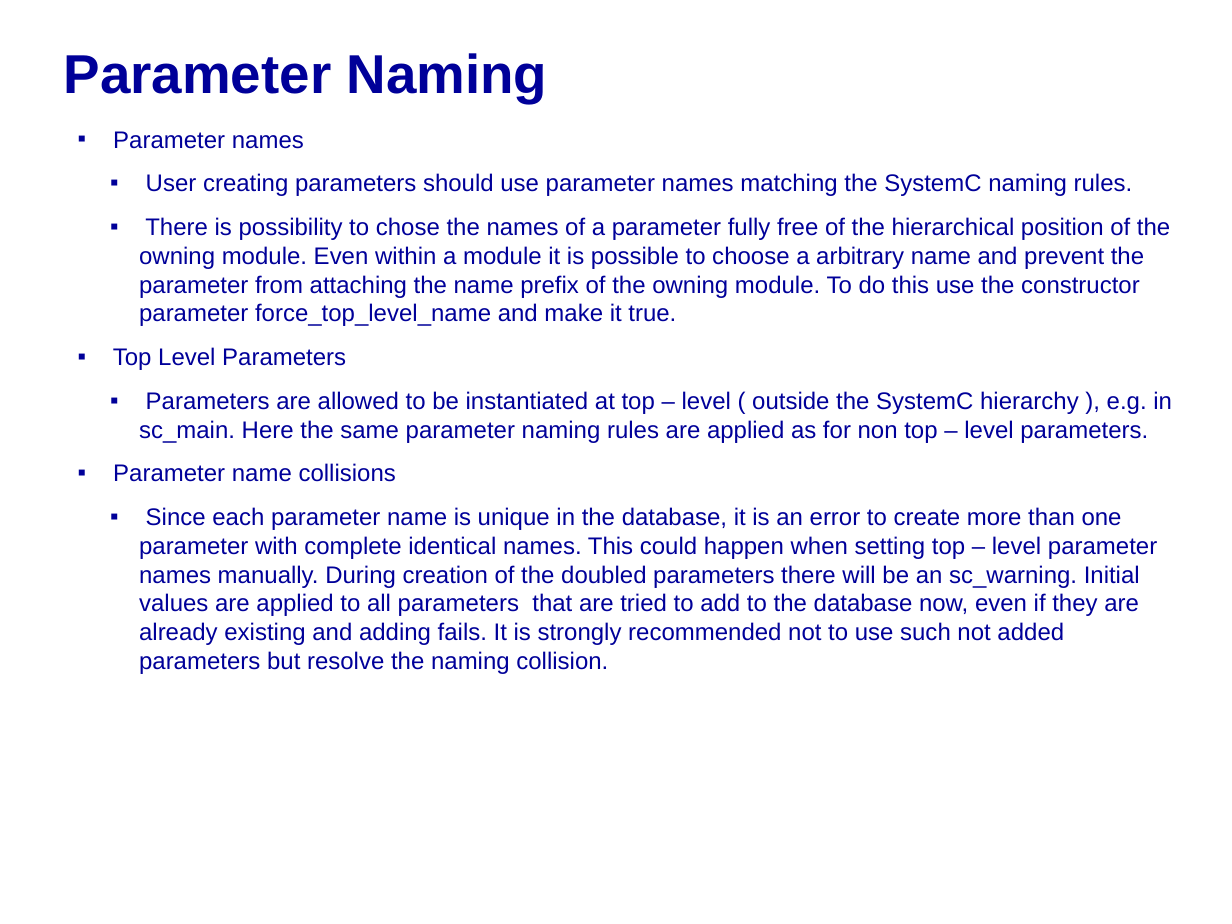
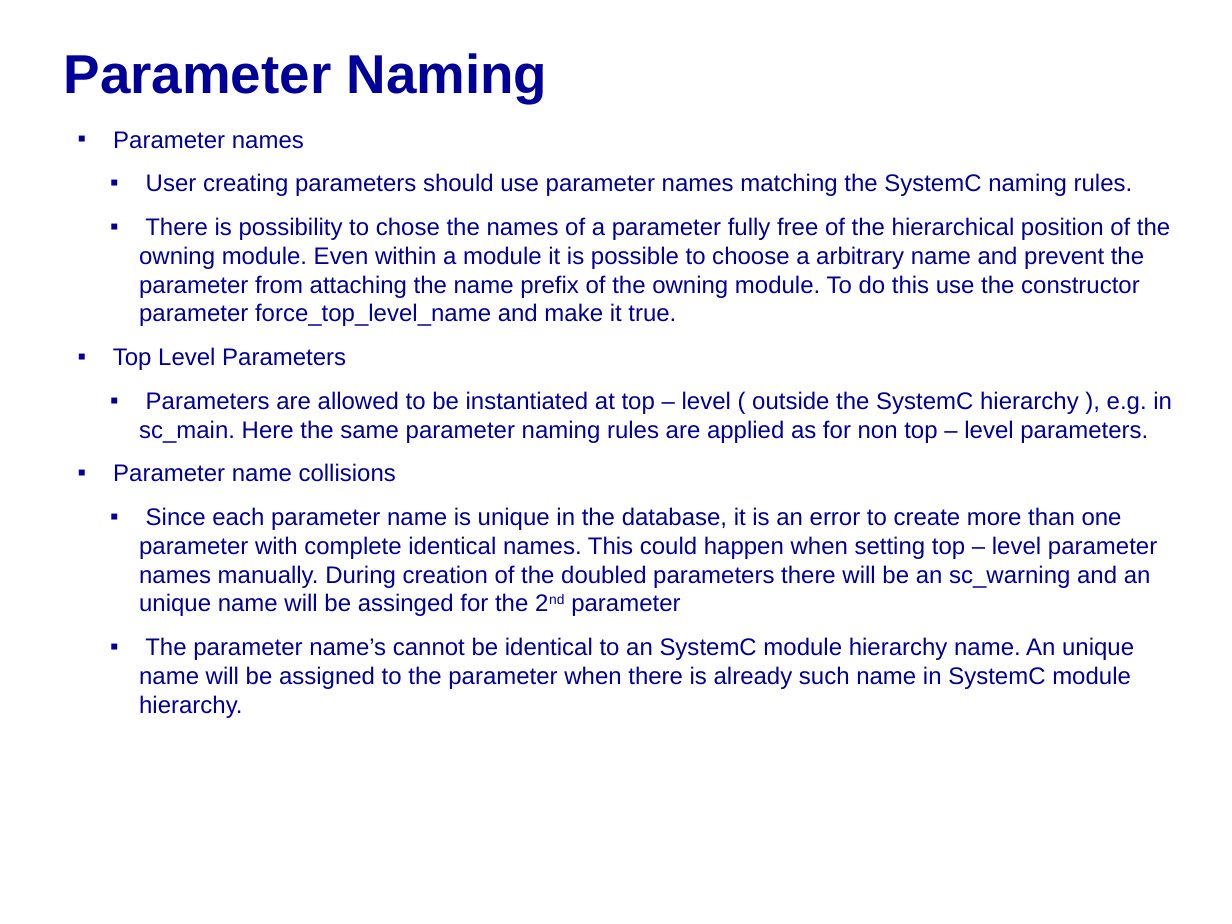
Before and after one commit to accellera-official/cci, a slide deck: slide 2 of examples/ex06_Parameter_Naming/docs/ex06_Parameter_Naming.ppt. Drawn at 1232x924 pixels with LibreOffice and Linux fonts; fonts in the diff are those of the drawing; background and template pictures are left out. Boxes give left, top, right and bottom in pixels: in the first picture for what was removed or moved away, otherwise in the second. Text is boxed around its words. In the diff, an @@ line names an element or a change of style, - is before the commit and + after.

```diff
--- a/examples/ex06_Parameter_Naming/docs/ex06_Parameter_Naming.ppt
+++ b/examples/ex06_Parameter_Naming/docs/ex06_Parameter_Naming.ppt
@@ text at (139,507,1157,718): text changed @@
-  ▪ Since each parameter name is unique in the database, it is an error to create more than one parameter with complete identical names. This could happen when setting top – level parameter names manually. During creation of the doubled parameters there will be an sc_warning. Initial values are applied to all parameters that are tried to add to the database now, even if they are already existing and adding fails. It is strongly recommended not to use such not added parameters but resolve the naming collision.
+  ▪ Since each parameter name is unique in the database, it is an error to create more than one parameter with complete identical names. This could happen when setting top – level parameter names manually. During creation of the doubled parameters there will be an sc_warning and an unique name will be assinged for the 2nd parameter
+  ▪ The parameter name’s cannot be identical to an SystemC module hierarchy name. An unique name will be assigned to the parameter when there is already such name in SystemC module hierarchy.
```
Also in this commit, not shown: 3 other slides changed, 2 slides added, 2 slides removed, 6 other files.
